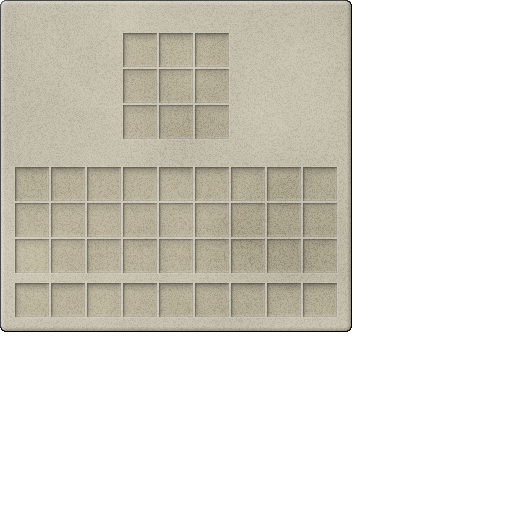
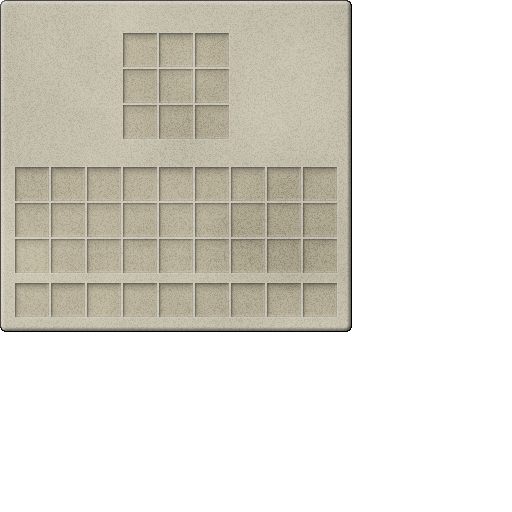
Revision of a layered 512px x 512px image; what changed, layer by layer:
painted on "GUI - Standard Square" over [2, 2, 351, 331]
